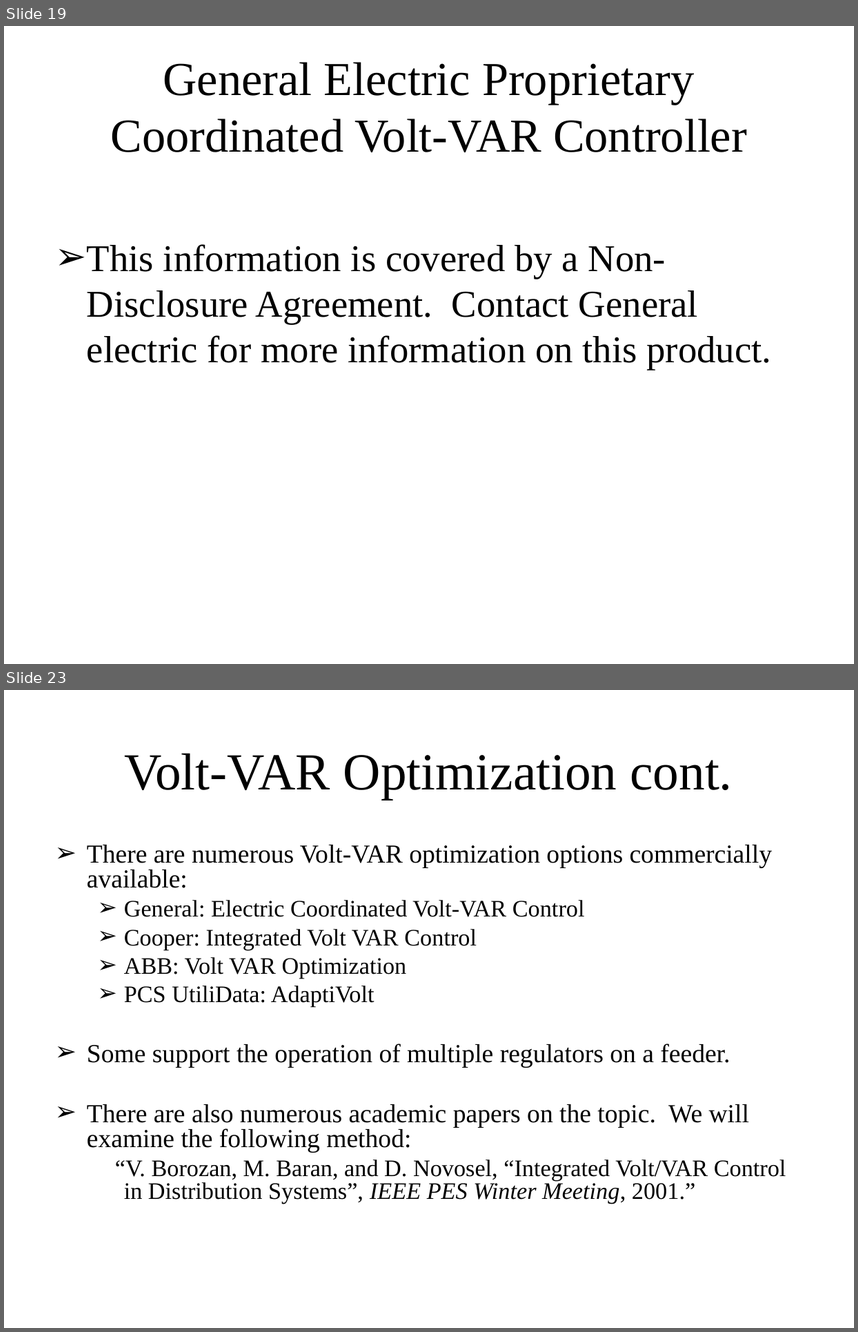
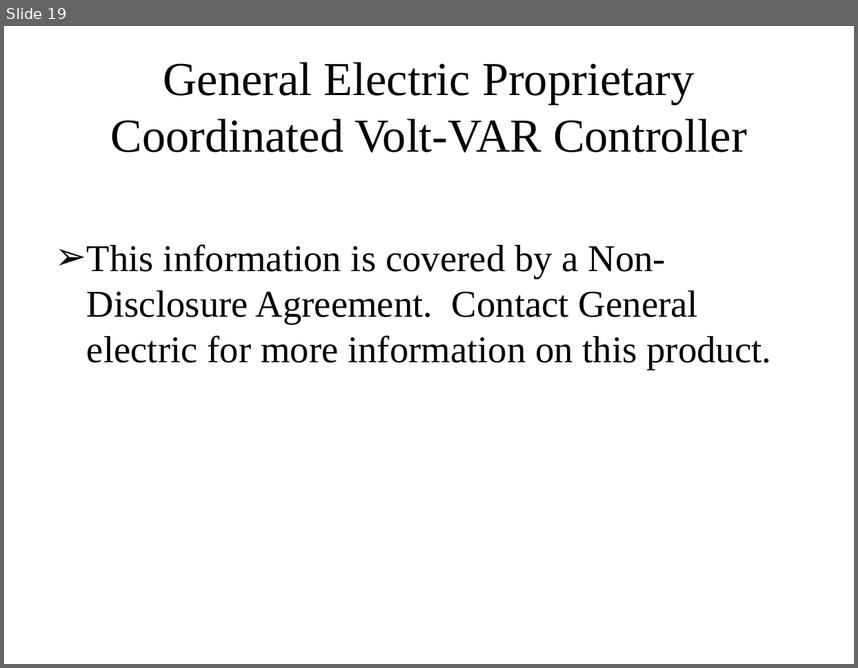
Before and after one commit to gridlab-d/course, a slide deck: Distribution_Analysis_Course/2.0 - CVR.ppt. Shown one above the other, each under a label of ours: slides 19 and 23 before the commit, slide 19 after it; the slides between them are not shown. The pictures are 858x1332 and 858x668 pixels, drawn with LibreOffice and Linux fonts; fonts in the diff are those of the drawing. Boxes give left, top, right and bottom in pixels: in the first picture for what was removed or moved away, otherwise in the second. Text is boxed around its words. In the diff, an @@ line names an element or a change of style, - is before the commit and + after.

```diff
--- a/Distribution_Analysis_Course/2.0 - CVR.ppt
+++ b/Distribution_Analysis_Course/2.0 - CVR.ppt
@@ slide 23 removed at box(4, 690, 854, 1328), background #FFFFFF @@
@@ title removed at box(125, 753, 732, 799) @@
-Volt-VAR Optimization cont.
@@ text removed at box(87, 845, 786, 1203) @@
-➢ There are numerous Volt-VAR optimization options commercially available:
-  ➢ General: Electric Coordinated Volt-VAR Control
-  ➢ Cooper: Integrated Volt VAR Control
-  ➢ ABB: Volt VAR Optimization
-  ➢ PCS UtiliData: AdaptiVolt
-➢ Some support the operation of multiple regulators on a feeder.
-➢ There are also numerous academic papers on the topic. We will examine the following method:
-  “V. Borozan, M. Baran, and D. Novosel, “Integrated Volt/VAR Control in Distribution Systems”, IEEE PES Winter Meeting, 2001.”
```
Also in this commit, not shown: 2 slides changed, 17 slides added, 27 other slides removed, 2 other files.
